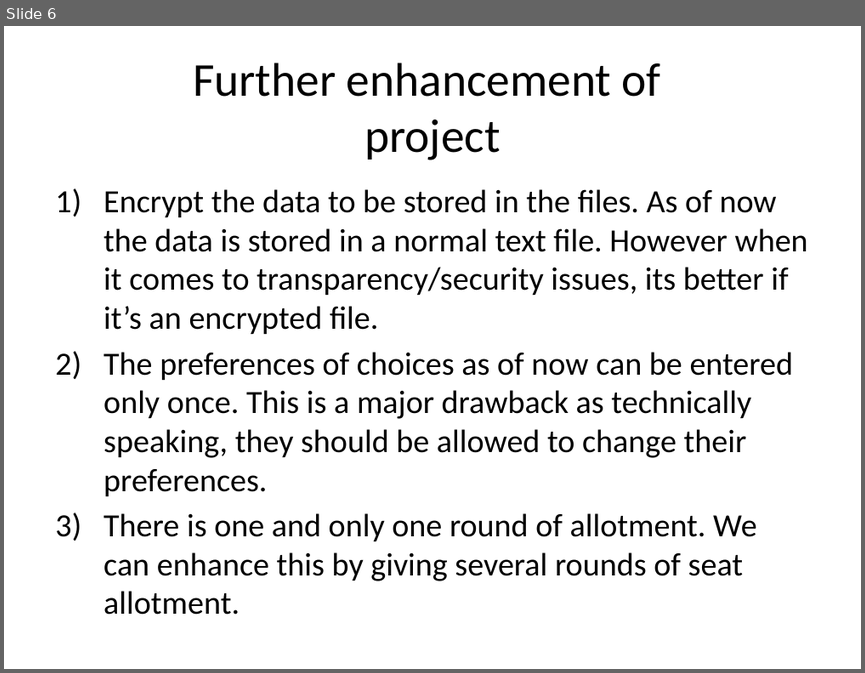
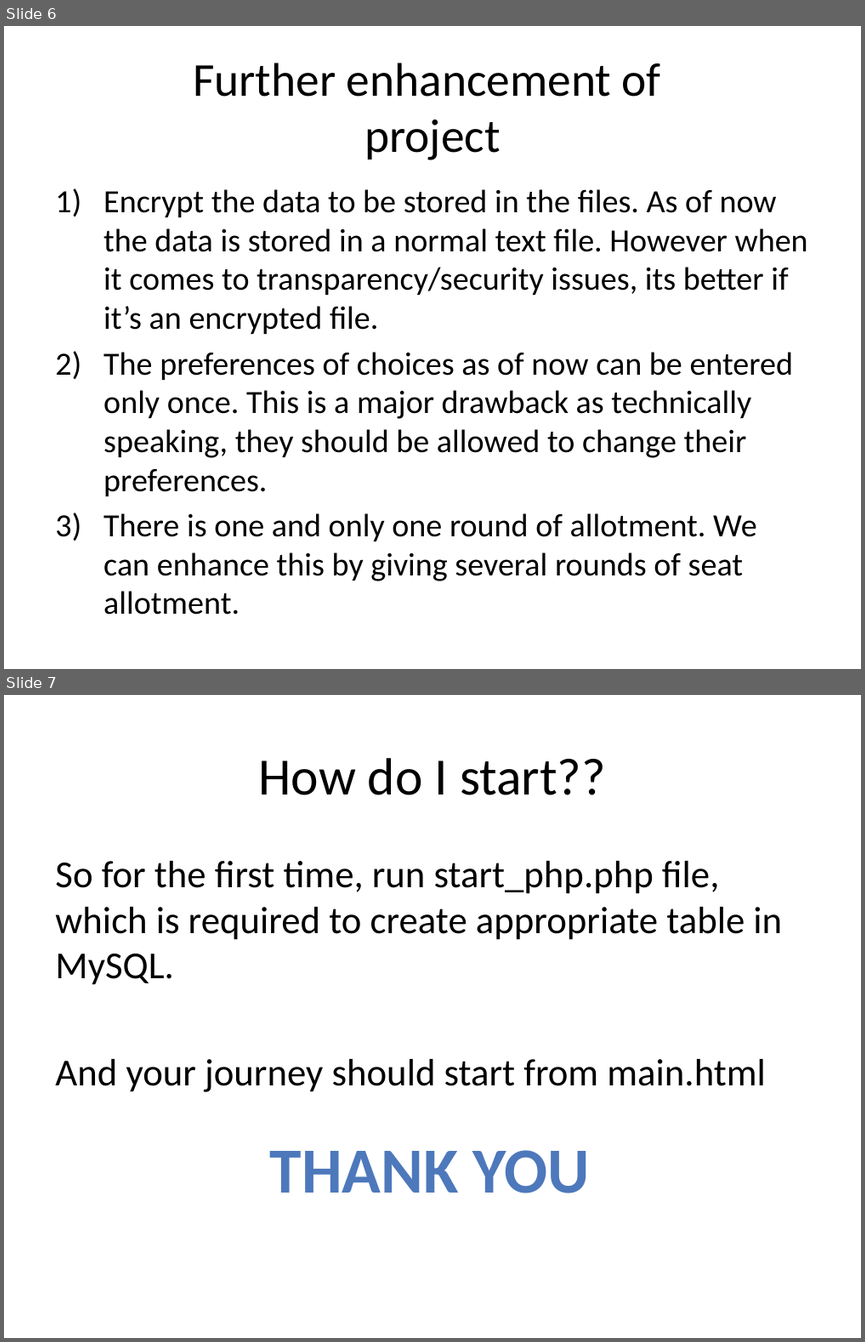
Before and after one commit to lokesh-kumar-t-n/Web-technology-mini-project, a slide deck: main project/presentation.pptx. Shown one above the other, each under a label of ours: slide 6 before the commit, slides 6 and 7 after it. The pictures are 865x673 and 865x1342 pixels, drawn with LibreOffice and Linux fonts; fonts in the diff are those of the drawing. Boxes give left, top, right and bottom in pixels: in the first picture for what was removed or moved away, otherwise in the second. Text is boxed around its words. In the diff, an @@ line names an element or a change of style, - is before the commit and + after.

```diff
--- a/main project/presentation.pptx
+++ b/main project/presentation.pptx
@@ slide 7 added at (4, 695, 861, 1338), background #FFFFFF @@
@@ title added at (258, 758, 606, 795), 44 pt, text #000000 @@
+How do I start??
@@ text added at (55, 861, 782, 1092), 32 pt, text #000000 @@
+So for the first time, run start_php.php file, which is required to create appropriate table in MySQL.
+And your journey should start from main.html
@@ text added at (270, 1150, 590, 1193), 54 pt, text gradient #7494C9 to #4D79BC to #346AAA to #325F94 to #315D91, bold @@
+THANK YOU
```
Also in this commit, not shown: 2 slides changed, 1 other file.
